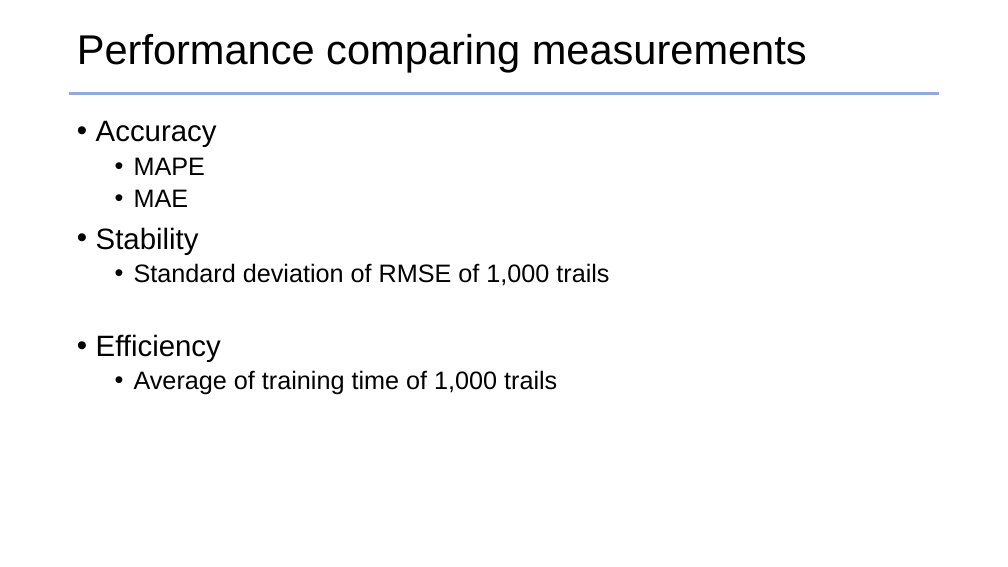
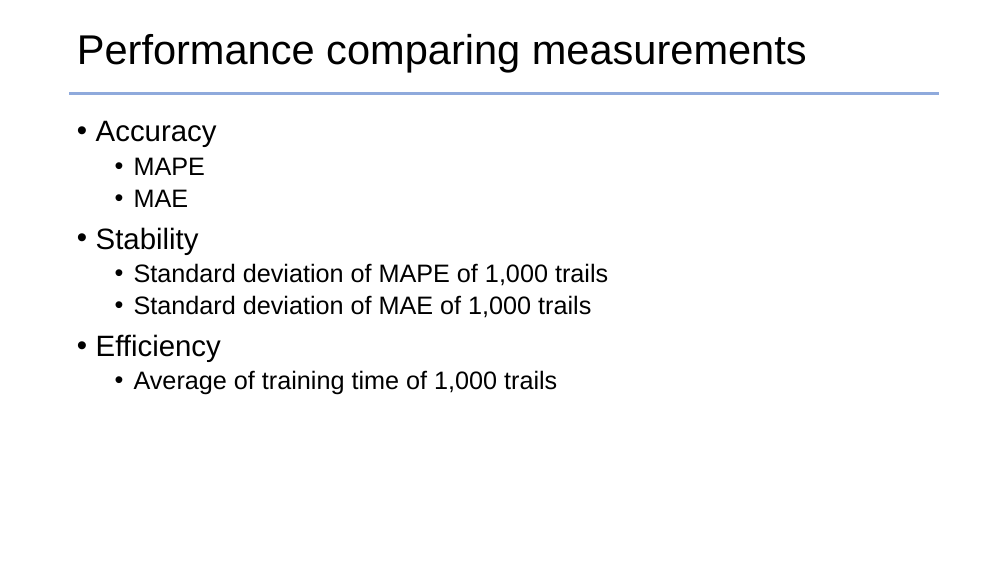
Before and after one commit to jhyun0919/STLF_of_Australian_NEM_by_H-ELM, a slide deck: slide 22 of ppt_slides/prepare_ELM2017_26MAY2017.pptx. Drawn at 1008x567 pixels with LibreOffice and Linux fonts; fonts in the diff are those of the drawing. Boxes give left, top, right and bottom in pixels: in the first picture for what was removed or moved away, otherwise in the second. Text is boxed around its words. In the diff, an @@ line names an element or a change of style, - is before the commit and + after.

```diff
--- a/ppt_slides/prepare_ELM2017_26MAY2017.pptx
+++ b/ppt_slides/prepare_ELM2017_26MAY2017.pptx
@@ text at (134,263,608,318): text changed @@
-  • Standard deviation of RMSE of 1,000 trails
+  • Standard deviation of MAPE of 1,000 trails
+  • Standard deviation of MAE of 1,000 trails
```
Also in this commit, not shown: 5 other slides changed, 4 slides added.
